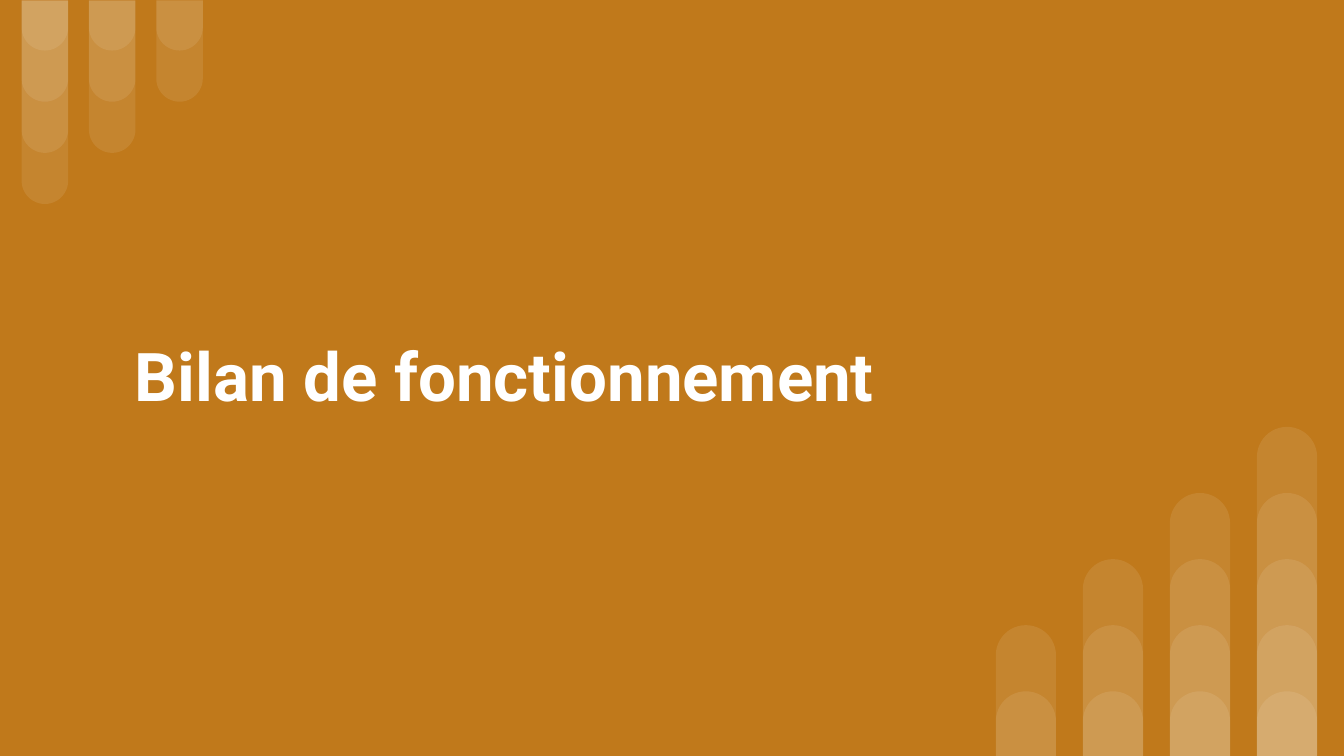
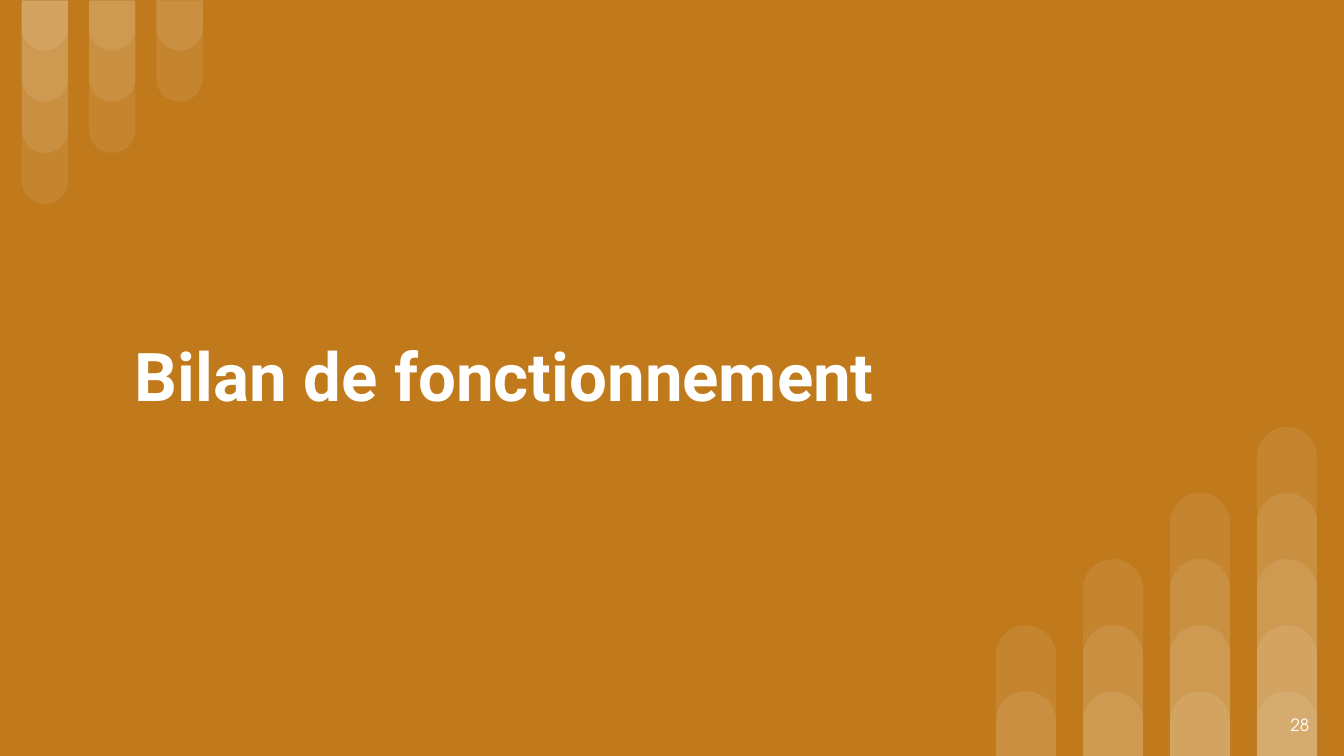
Before and after one commit to GlazKrovi/JavaToPlantUML, a slide deck: slide 28 of deliverable/P21_P22 Diapo soutenance.pptx (slide 22 before the commit). Drawn at 1344x756 pixels with LibreOffice and Linux fonts; fonts in the diff are those of the drawing. Boxes give left, top, right and bottom in pixels: in the first picture for what was removed or moved away, otherwise in the second. Text is boxed around its words. In the diff, an @@ line names an element or a change of style, - is before the commit and + after.

```diff
--- a/deliverable/P21_P22 Diapo soutenance.pptx
+++ b/deliverable/P21_P22 Diapo soutenance.pptx
@@ page number added at box(1291, 718, 1310, 731), 9 pt, text #FFFFFF @@
+28
```
Also in this commit, not shown: 25 other slides changed, 6 slides added.
